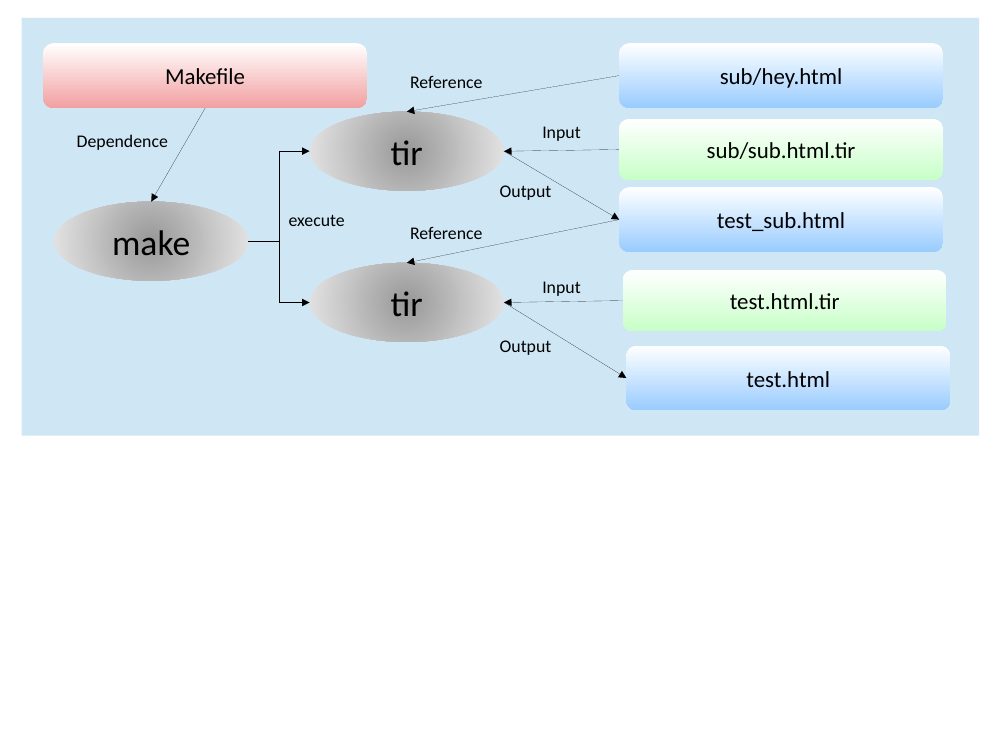
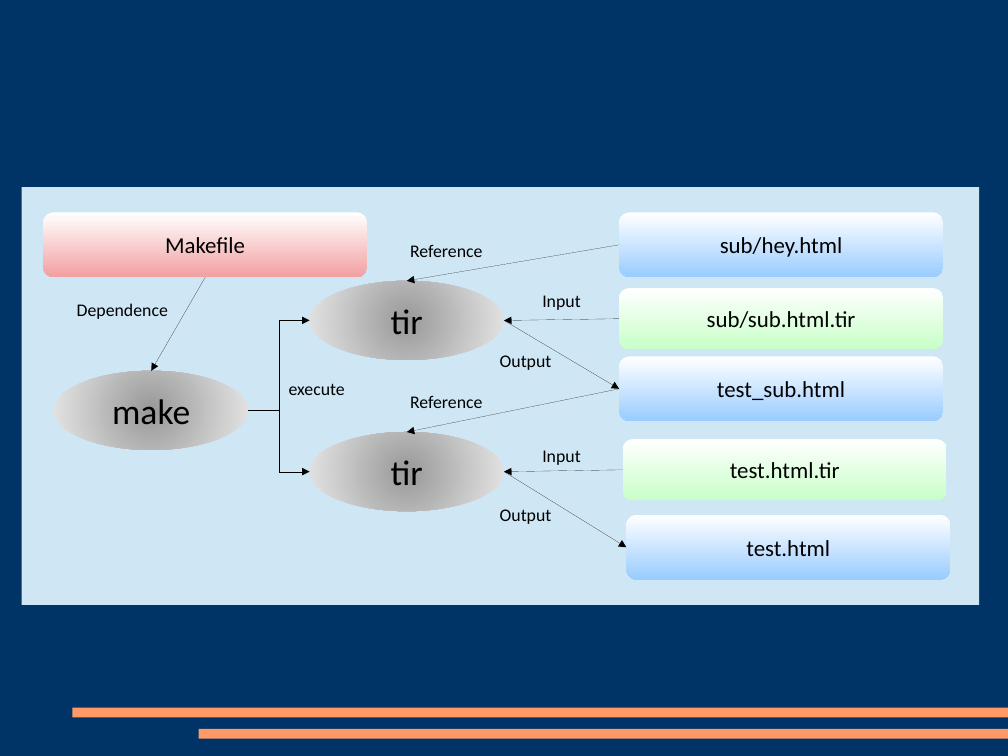
Before and after one commit to lilca/tEXT-iNSERTEr, a slide deck: slide 5 of images/images.odp (slide 3 before the commit). Drawn at 1008x756 pixels with LibreOffice and Linux fonts; fonts in the diff are those of the drawing. Boxes give left, top, right and bottom in pixels: in the first picture for what was removed or moved away, otherwise in the second. Text is boxed around its words. In the diff, an @@ line names an element or a change of style, - is before the commit and + after.

```diff
--- a/images/images.odp
+++ b/images/images.odp
@@ background #FFFFFF to #003366 @@
@@ text "Reference": place and size @@
-text "Reference" at (410, 226, 482, 239)
+text "Reference" at (410, 244, 482, 257)
@@ arrow moved from (619, 220) - (407, 263) to (619, 245) - (407, 281) @@
@@ 4 rounded rectangles, 2 texts, 1 ellipse, 1 rectangle, 1 arrow: place and size @@
-4 rounded rectangles, 2 texts, 1 ellipse, 1 rectangle, 1 arrow at (22, 18, 980, 436)
+4 rounded rectangles, 2 texts, 1 ellipse, 1 rectangle, 1 arrow at (22, 188, 980, 606)
@@ ellipse "tir": place and size @@
-ellipse "tir" at (310, 263, 505, 342)
+ellipse "tir" at (310, 281, 505, 360)
@@ text "Input": place and size @@
-text "Input" at (542, 281, 580, 296)
+text "Input" at (542, 295, 580, 310)
@@ elbow arrow moved from (249, 241) - (310, 303) to (249, 411) - (310, 320) @@
@@ arrow moved from (623, 301) - (504, 303) to (619, 319) - (504, 320) @@
@@ arrow moved from (504, 303) - (627, 378) to (504, 320) - (619, 389) @@
@@ text "Output": place and size @@
-text "Output" at (500, 340, 552, 355)
+text "Output" at (500, 355, 552, 370)
@@ rounded rectangle "test_sub.html": place and size @@
-rounded rectangle "test_sub.html" at (627, 346, 950, 411)
+rounded rectangle "test_sub.html" at (619, 357, 943, 422)
@@ text "Reference": place and size @@
-text "Reference" at (410, 75, 482, 88)
+text "Reference" at (410, 395, 482, 408)
@@ arrow moved from (619, 76) - (407, 112) to (619, 389) - (407, 432) @@
@@ text in rounded rectangle at (717, 381, 845, 400): text changed @@
-test.html
+test_sub.html
@@ elbow arrow moved from (249, 241) - (310, 151) to (249, 411) - (310, 472) @@
@@ ellipse "tir": place and size @@
-ellipse "tir" at (310, 112, 505, 191)
+ellipse "tir" at (310, 432, 505, 511)
@@ text "Input": place and size @@
-text "Input" at (542, 126, 580, 141)
+text "Input" at (542, 450, 580, 465)
@@ arrow moved from (619, 150) - (504, 151) to (623, 470) - (504, 472) @@
@@ arrow moved from (504, 151) - (619, 220) to (504, 472) - (627, 547) @@
@@ text "Output": place and size @@
-text "Output" at (500, 185, 552, 200)
+text "Output" at (500, 509, 552, 524)
@@ rounded rectangle "test.html": place and size @@
-rounded rectangle "test.html" at (619, 188, 943, 252)
+rounded rectangle "test.html" at (627, 515, 950, 580)
@@ text in rounded rectangle at (746, 540, 830, 556): text changed @@
-test_sub.html
+test.html
@@ rectangle added at (72, 708, 1008, 718), fill #FF9966 @@
@@ rectangle added at (198, 729, 1008, 739), fill #FF9966 @@
```
Also in this commit, not shown: 2 other slides changed, 2 slides added, 4 other files.
